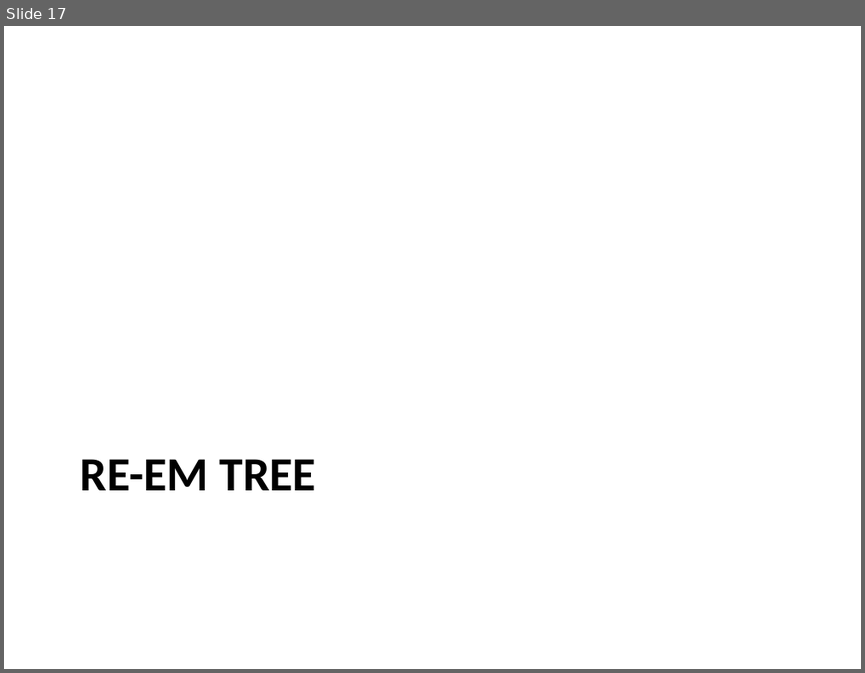
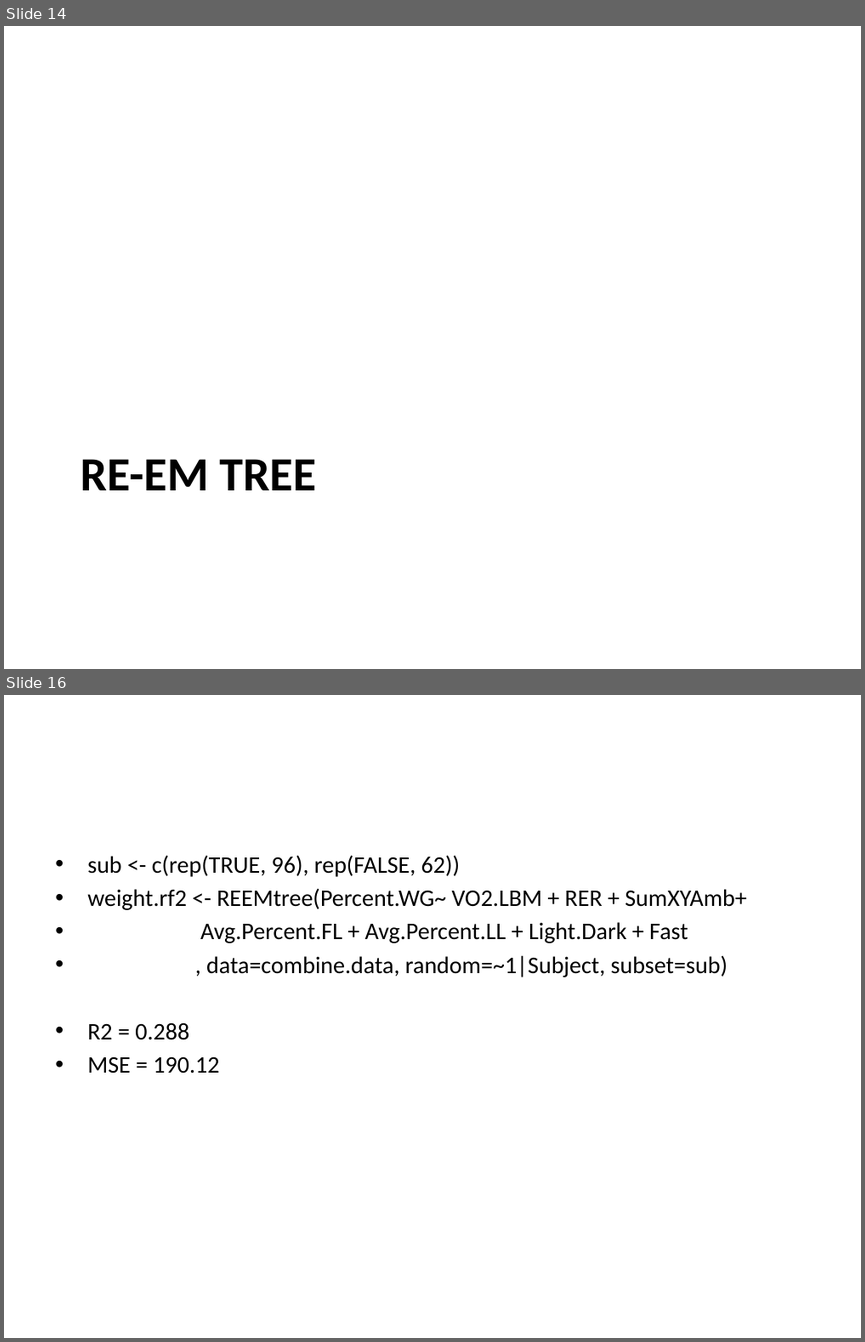
Before and after one commit to BridgesLab/PredictorsDietInducedObesity, a slide deck: ResultsSlides.pptx. Shown one above the other, each under a label of ours: slide 17 before the commit, slides 14 and 16 after it; the slides between them are not shown. The pictures are 865x673 and 865x1342 pixels, drawn with LibreOffice and Linux fonts; fonts in the diff are those of the drawing. Boxes give left, top, right and bottom in pixels: in the first picture for what was removed or moved away, otherwise in the second. Text is boxed around its words. In the diff, an @@ line names an element or a change of style, - is before the commit and + after.

```diff
--- a/ResultsSlides.pptx
+++ b/ResultsSlides.pptx
@@ slide 16 added at bbox=[4, 695, 861, 1338], background #FFFFFF @@
@@ text added at bbox=[87, 855, 746, 1073], 20 pt, text #000000 @@
+• sub <- c(rep(TRUE, 96), rep(FALSE, 62))
+• weight.rf2 <- REEMtree(Percent.WG~ VO2.LBM + RER + SumXYAmb+
+• Avg.Percent.FL + Avg.Percent.LL + Light.Dark + Fast
+• , data=combine.data, random=~1|Subject, subset=sub)
+• R2 = 0.288
+• MSE = 190.12
@@ what was slide 17 is now slide 14 @@
```
Also in this commit, not shown: 1 slide changed, 2 other slides added, 3 slides removed.
